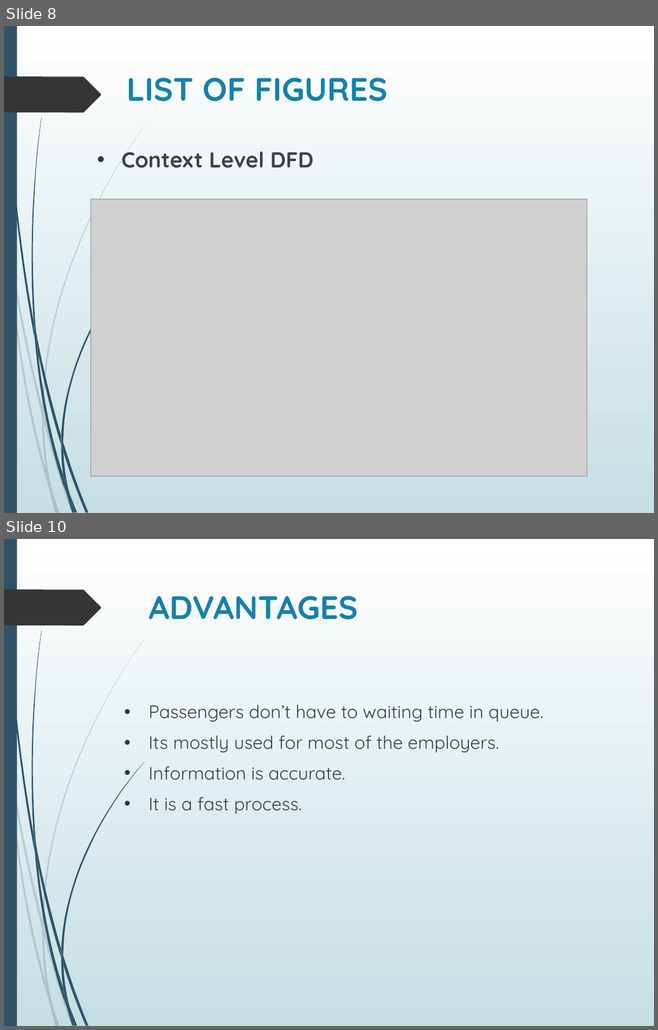
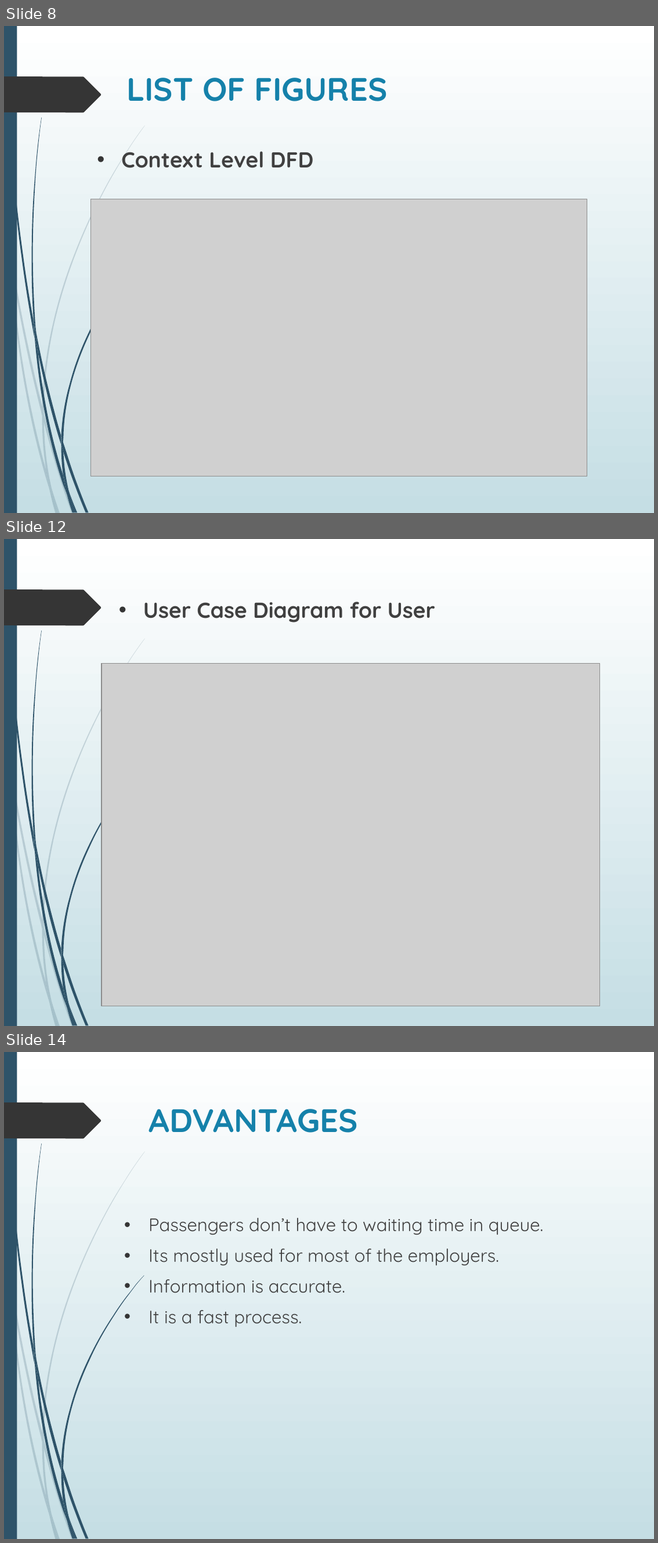
Before and after one commit to aayushi20221/Cloud-Based-Buss-Pass-System, a slide deck: ppt.pptx. Shown one above the other, each under a label of ours: slides 8 and 10 before the commit, slides 8, 12 and 14 after it; the slides between them are not shown. The pictures are 658x1030 and 658x1543 pixels, drawn with LibreOffice and Linux fonts; fonts in the diff are those of the drawing; grey boxes stand for pictures. Boxes give left, top, right and bottom in pixels: in the first picture for what was removed or moved away, otherwise in the second. Text is boxed around its words. In the diff, an @@ line names an element or a change of style, - is before the commit and + after.

```diff
--- a/ppt.pptx
+++ b/ppt.pptx
@@ slide 12 added at (4,539,654,1026), background gradient #FFFFFF to #C5DEE5; not listed: 24 template elements that a slide beside it also shows @@
@@ text added at (143,602,435,623), 24 pt, text #404040, bold @@
+• User Case Diagram for User
@@ picture added at (101,664,600,1006) @@
@@ what was slide 10 is now slide 14 @@
```
Also in this commit, not shown: 4 other slides added, 1 slide removed.
